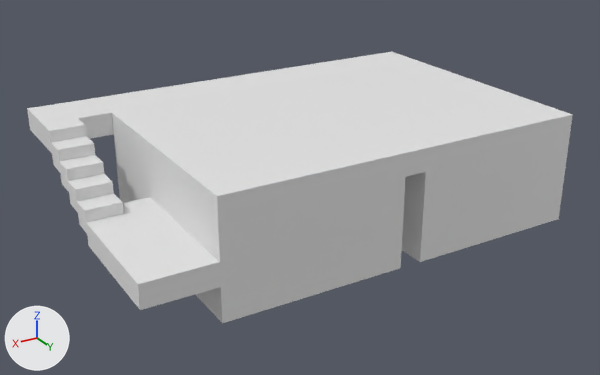
An edit to the FBX model Assets/Art/Models/Stage/Stage_Building_Apartment_Ground_01.fbx, drawn before and after from the same camera.
Rendered twice from a camera (50 mm lens) standing at (14.23, 23.91, 13.04) and looking at (0.08, 0.33, 1.25). Every picture has the same lights, and +X, +Y and +Z are marked at lower left. The picture after the commit comes second. Where no turn or scale is listed for an object, it has been applied to the vertices.

The first picture shows 'Stage_Building_Apartment_Ground_01_Concrete', 'Stage_Building_Apartment_Ground_01_Glass'.
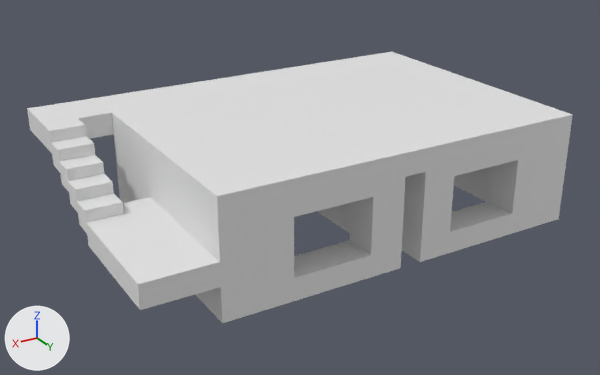
What differs and where, as boxes [x1, y1, x2, y2] in the pictures (600 x 375 px):
'Stage_Building_Apartment_Ground_01_Glass', deleted: before [294, 160, 518, 278]

The edits, one by one:
Object 'Stage_Building_Apartment_Ground_01_Glass' (ob_stage_building_apartment_ground_01_glass) is deleted.
